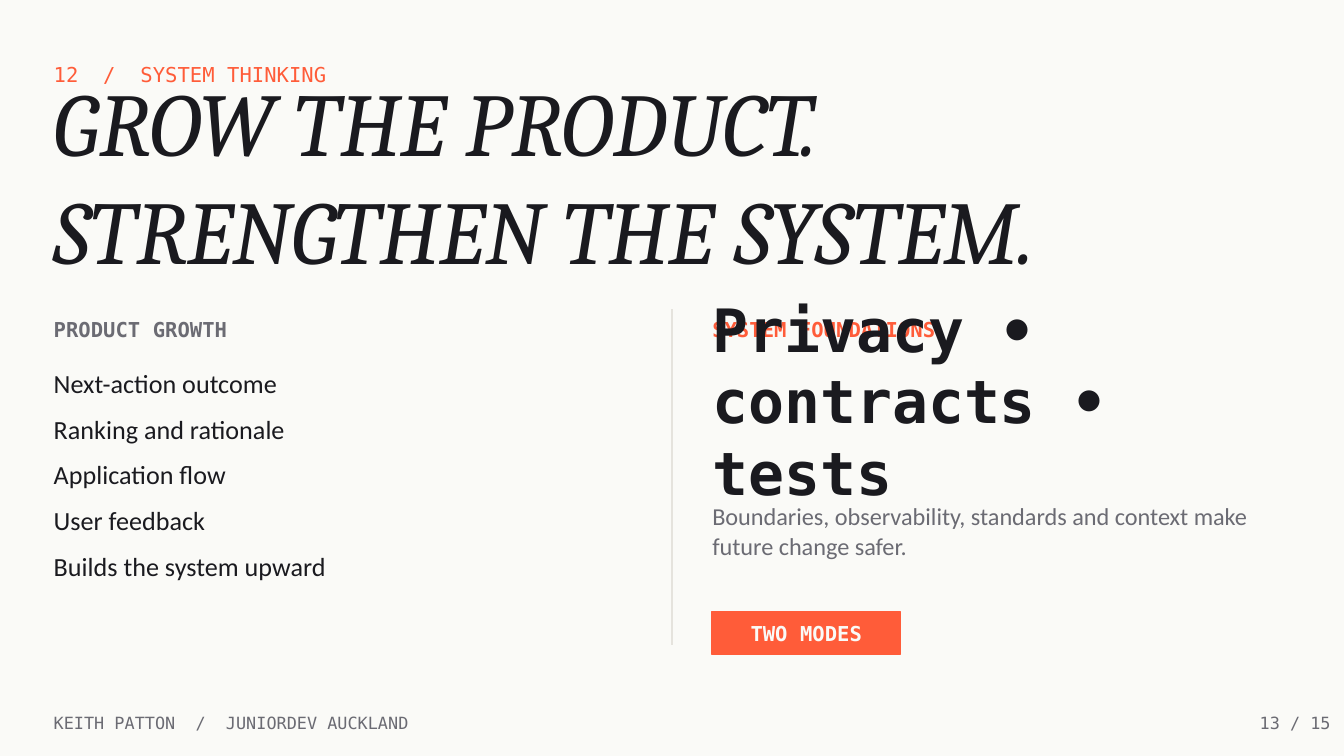
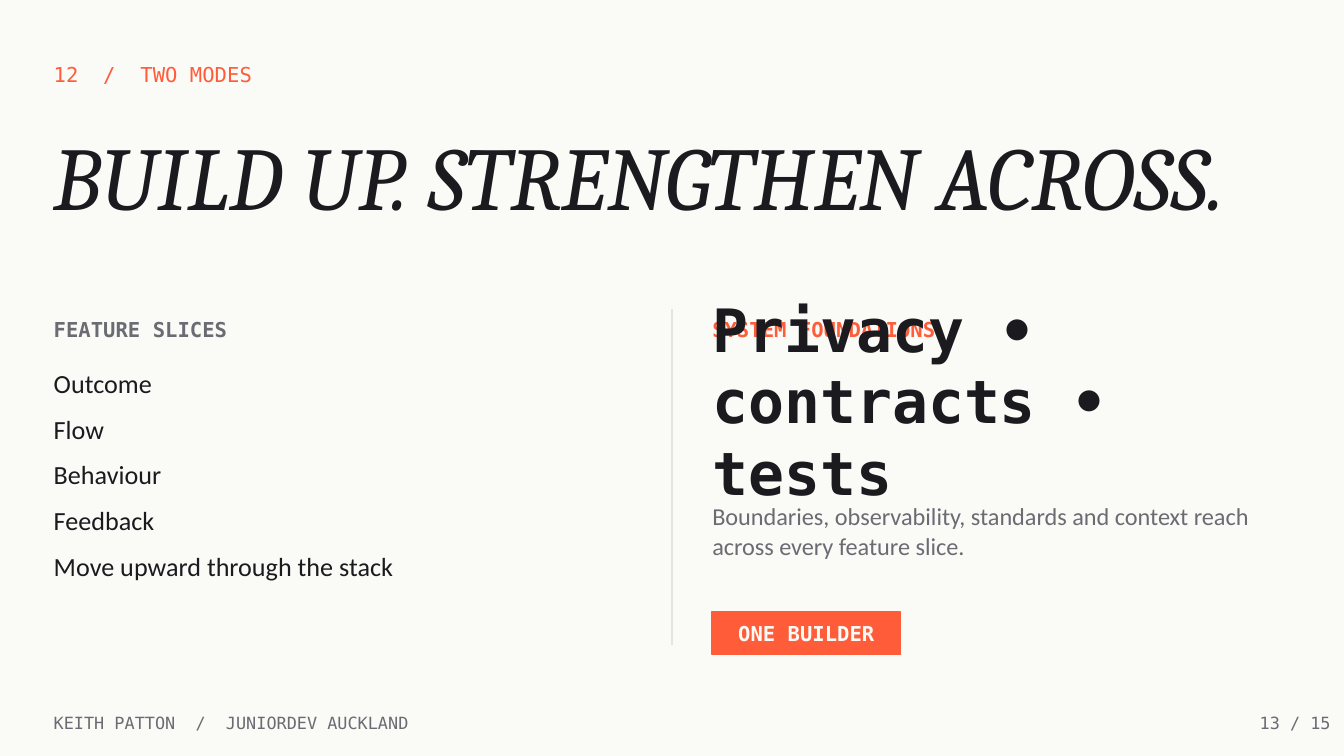
Before and after one commit to keithpatton/junior-dev-agentic-demo, a slide deck: slide 13 of presentation/Beyond-the-Prompt-JuniorDev.pptx. Drawn at 1344x756 pixels with LibreOffice and Linux fonts; fonts in the diff are those of the drawing. Boxes give left, top, right and bottom in pixels: in the first picture for what was removed or moved away, otherwise in the second. Text is boxed around its words. In the diff, an @@ line names an element or a change of style, - is before the commit and + after.

```diff
--- a/presentation/Beyond-the-Prompt-JuniorDev.pptx
+++ b/presentation/Beyond-the-Prompt-JuniorDev.pptx
@@ text at (x1=54, y1=66, x2=252, y2=83): text changed @@
-12 / SYSTEM THINKING
+12 / TWO MODES
@@ text at (x1=54, y1=149, x2=1225, y2=211): text changed @@
-GROW THE PRODUCT. STRENGTHEN THE SYSTEM.
+BUILD UP. STRENGTHEN ACROSS.
@@ text at (x1=54, y1=322, x2=227, y2=338): text changed @@
-PRODUCT GROWTH
+FEATURE SLICES
@@ text at (x1=54, y1=376, x2=152, y2=393): text changed @@
-Next-action outcome
+Outcome
@@ text at (x1=54, y1=421, x2=104, y2=439): text changed @@
-Ranking and rationale
+Flow
@@ text at (x1=54, y1=466, x2=162, y2=484): text changed @@
-Application flow
+Behaviour
@@ text at (x1=712, y1=508, x2=1249, y2=559): text changed @@
-Boundaries, observability, standards and context make future change safer.
+Boundaries, observability, standards and context reach across every feature slice.
@@ text at (x1=54, y1=512, x2=155, y2=530): text changed @@
-User feedback
+Feedback
@@ text at (x1=54, y1=558, x2=393, y2=581): text changed @@
-Builds the system upward
+Move upward through the stack
@@ text at (x1=738, y1=626, x2=875, y2=642): text changed @@
-TWO MODES
+ONE BUILDER
```
Also in this commit, not shown: 8 other slides changed, 2 slides added, 2 slides removed, 14 other files.
